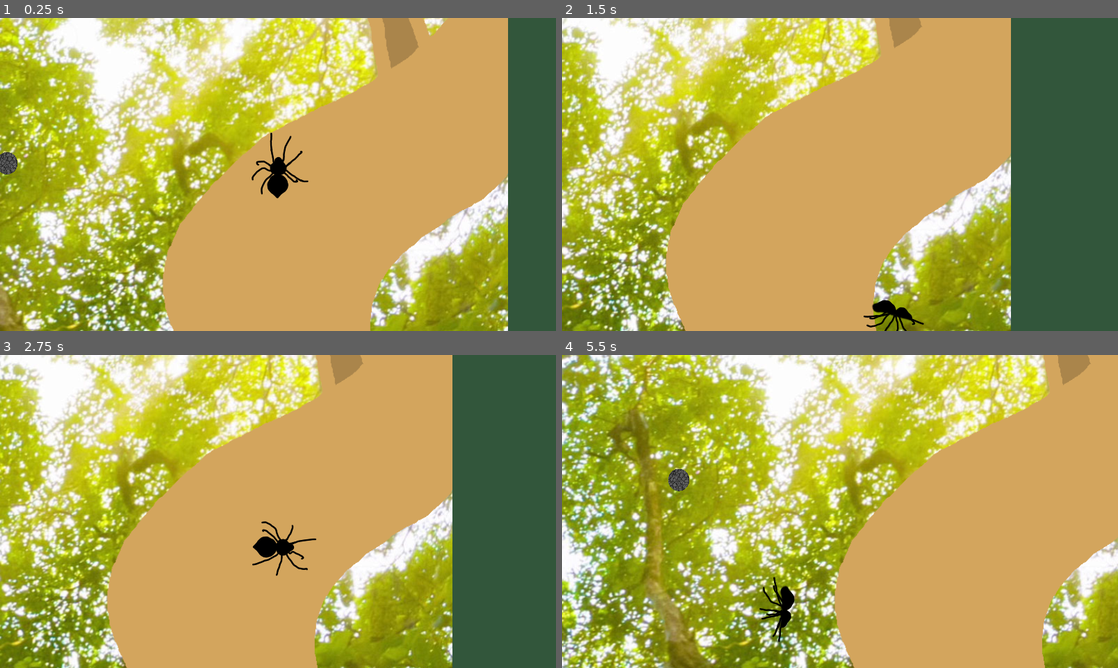
Above: before the commit, frames 1-4 (two rows, left to right).
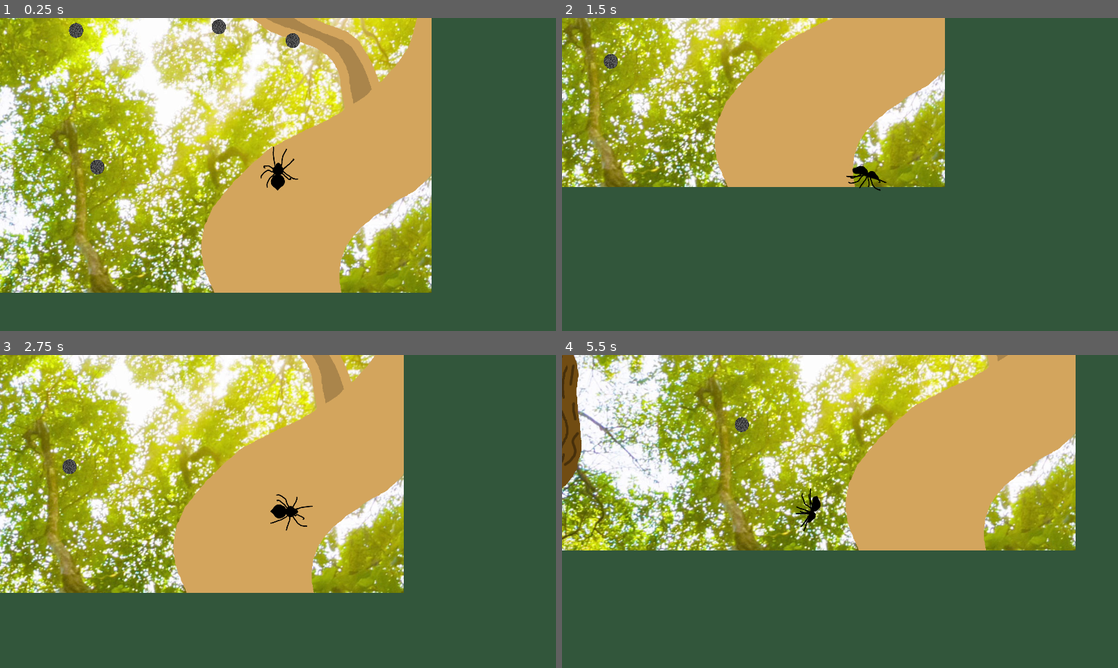
Above: after the commit, the same moments.

Repository: MarmotaGames/aracnotopia
Game: Godot game, scene res://levels/main/main.tscn
Same seed, same stepped clock (60 frames per second), same inputs: the game is played once before the commit and once after it.
Inputs (mouse positions are in pixels of both pictures, inside the frame that each line leads up to):
- Up to frame 1 (0.25 s): no input
- Up to frame 2 (1.5 s): tap Enter at 0.5 s; move the mouse to (962, 158) at 0.52 s; hold Right (ui_right) 0.53-1.28 s; tap Ctrl (attachOrDetachFromArea) at 0.6 s; click (962, 158) at 0.67 s; move the mouse to (728, 190) at 1.27 s; hold Down (ui_down) from 1.28 s (still down); tap L (dropFromWeb) at 1.35 s
- Up to frame 3 (2.75 s): move the mouse to (333, 442) at 2.02 s; release Down (ui_down) at 2.03 s; press the mouse at (333, 442) at 2.03 s; hold Right (ui_right) from 2.03 s (still down)
- Up to frame 4 (5.5 s): move the mouse to (812, 574) at 2.77 s; release Right (ui_right) at 2.78 s; release the mouse at (812, 574) at 2.78 s; hold Up (ui_up) 2.78-3.53 s; tap Ctrl (attachOrDetachFromArea) at 2.85, 5.1 s; click (812, 574) at 2.92 s; move the mouse to (1006, 558) at 3.52 s; hold Left (ui_left) 3.53-5.03 s; tap L (dropFromWeb) at 3.6 s; move the mouse to (673, 464) at 4.27 s; click (673, 464) at 4.35 s; move the mouse to (867, 511) at 5.02 s; hold Down (ui_down) from 5.03 s (still down); click (867, 511) at 5.17 s

The runs differ from the first frame. In frame 1, 68% of the frame differs, in the area x 0-92%, y 0-100%; in frame 2, 70%; in frame 3, 61%; in frame 4, 87%, in the area x 0-100%, y 0-100%.

Commit message:
Add ascending and descending puzzle to spidermanScene

Diff:
--- a/GodotProject/levels/newWebTest/SpidermanTest.tscn
+++ b/GodotProject/levels/newWebTest/SpidermanTest.tscn
@@ -1,10 +1,9 @@
-[gd_scene load_steps=7 format=2]
+[gd_scene load_steps=6 format=2]
 
 [ext_resource path="res://objects/Plataforma.tscn" type="PackedScene" id=1]
 [ext_resource path="res://player/Player_rigido.tscn" type="PackedScene" id=2]
-[ext_resource path="res://objects/Stone.tscn" type="PackedScene" id=3]
-[ext_resource path="res://objects/RoundStone.tscn" type="PackedScene" id=4]
-[ext_resource path="res://areas/DeathArea.tscn" type="PackedScene" id=5]
+[ext_resource path="res://objects/RoundStone.tscn" type="PackedScene" id=3]
+[ext_resource path="res://areas/DeathArea.tscn" type="PackedScene" id=4]
 
 [sub_resource type="RectangleShape2D" id=1]
 
@@ -18,7 +17,8 @@
 [node name="Plataforma" parent="." index="0" instance=ExtResource( 1 )]
 
 editor/display_folded = true
-position = Vector2( 143.561, 900 )
+position = Vector2( -5.42822, 903.049 )
+scale = Vector2( 1, 1 )
 
 [node name="ContactArea2" type="Area2D" parent="Plataforma" index="1"]
 
@@ -37,10 +37,120 @@
 shape = SubResource( 1 )
 _sections_unfolded = [ "Transform" ]
 
-[node name="Plataforma3" parent="." index="1" instance=ExtResource( 1 )]
+[node name="Spider" parent="." index="1" instance=ExtResource( 2 )]
+
+position = Vector2( -34.9431, 911.59 )
+z_index = 1
+_sections_unfolded = [ "Collision", "Linear", "Transform", "Z Index" ]
+swingImpulse = 600
+
+[node name="RoundStone" parent="." index="2" instance=ExtResource( 3 )]
+
+position = Vector2( 439.789, 407.852 )
+scale = Vector2( 2, 2 )
+_sections_unfolded = [ "Collision", "Transform" ]
+
+[node name="RoundStone7" parent="." index="3" instance=ExtResource( 3 )]
+
+position = Vector2( 1969.89, 407.852 )
+scale = Vector2( 2, 2 )
+_sections_unfolded = [ "Collision", "Transform" ]
+
+[node name="RoundStone5" parent="." index="4" instance=ExtResource( 3 )]
+
+position = Vector2( 3500, 450 )
+scale = Vector2( 2, 2 )
+_sections_unfolded = [ "Collision", "Transform" ]
+
+[node name="RoundStone2" parent="." index="5" instance=ExtResource( 3 )]
+
+position = Vector2( 5000, 450 )
+scale = Vector2( 2, 2 )
+_sections_unfolded = [ "Collision", "Transform" ]
+
+[node name="RoundStone3" parent="." index="6" instance=ExtResource( 3 )]
+
+position = Vector2( 6500, 450 )
+scale = Vector2( 2, 2 )
+_sections_unfolded = [ "Collision", "Transform" ]
+
+[node name="RoundStone6" parent="." index="7" instance=ExtResource( 3 )]
+
+position = Vector2( 7185.08, -213.882 )
+scale = Vector2( 2, 2 )
+_sections_unfolded = [ "Collision", "Transform" ]
+
+[node name="RoundStone8" parent="." index="8" instance=ExtResource( 3 )]
+
+position = Vector2( 6734.44, -398.916 )
+scale = Vector2( 2, 2 )
+_sections_unfolded = [ "Collision", "Transform" ]
+
+[node name="RoundStone9" parent="." index="9" instance=ExtResource( 3 )]
+
+position = Vector2( 6250.29, -600.89 )
+scale = Vector2( 2, 2 )
+_sections_unfolded = [ "Collision", "Transform" ]
+
+[node name="RoundStone10" parent="." index="10" instance=ExtResource( 3 )]
+
+position = Vector2( 5747.01, -800.794 )
+scale = Vector2( 2, 2 )
+_sections_unfolded = [ "Collision", "Transform" ]
+
+[node name="RoundStone11" parent="." index="11" instance=ExtResource( 3 )]
+
+position = Vector2( 5275.53, -1000 )
+scale = Vector2( 2, 2 )
+_sections_unfolded = [ "Collision", "Transform" ]
+
+[node name="RoundStone12" parent="." index="12" instance=ExtResource( 3 )]
+
+position = Vector2( 4735.5, -1200 )
+scale = Vector2( 2, 2 )
+_sections_unfolded = [ "Collision", "Transform" ]
+
+[node name="RoundStone13" parent="." index="13" instance=ExtResource( 3 )]
+
+position = Vector2( 4152.74, -1459.93 )
+scale = Vector2( 2, 2 )
+_sections_unfolded = [ "Collision", "Transform" ]
+
+[node name="RoundStone14" parent="." index="14" instance=ExtResource( 3 )]
+
+position = Vector2( 3359.28, -1200 )
+scale = Vector2( 2, 2 )
+_sections_unfolded = [ "Collision", "Transform" ]
+
+[node name="RoundStone15" parent="." index="15" instance=ExtResource( 3 )]
+
+position = Vector2( 2705.37, -962.52 )
+scale = Vector2( 2, 2 )
+_sections_unfolded = [ "Collision", "Transform" ]
+
+[node name="RoundStone16" parent="." index="16" instance=ExtResource( 3 )]
+
+position = Vector2( 2003.29, -707.508 )
+scale = Vector2( 2, 2 )
+_sections_unfolded = [ "Collision", "Transform" ]
+
+[node name="RoundStone17" parent="." index="17" instance=ExtResource( 3 )]
+
+position = Vector2( 1238.34, -304.226 )
+scale = Vector2( 2, 2 )
+_sections_unfolded = [ "Collision", "Transform" ]
+
+[node name="RoundStone18" parent="." index="18" instance=ExtResource( 3 )]
+
+position = Vector2( 833.974, 4.35217 )
+scale = Vector2( 2, 2 )
+_sections_unfolded = [ "Collision", "Transform" ]
+
+[node name="Plataforma3" parent="." index="19" instance=ExtResource( 1 )]
 
 editor/display_folded = true
-position = Vector2( 1900, 124 )
+position = Vector2( 4178.25, -1022.05 )
+scale = Vector2( 1, 1 )
 
 [node name="ContactArea2" type="Area2D" parent="Plataforma3" index="1"]
 
@@ -59,92 +169,14 @@
 shape = SubResource( 1 )
 _sections_unfolded = [ "Transform" ]
 
-[node name="Spider" parent="." index="2" instance=ExtResource( 2 )]
+[node name="Plataforma2" parent="." index="20" instance=ExtResource( 1 )]
 
-position = Vector2( 147.291, 895.244 )
-z_index = 1
-_sections_unfolded = [ "Collision", "Linear", "Transform", "Z Index" ]
-
-[node name="Stone" parent="." index="3" instance=ExtResource( 3 )]
-
-position = Vector2( 375.187, 619.487 )
-
-[node name="Stone2" parent="." index="4" instance=ExtResource( 3 )]
-
-position = Vector2( 1186.2, 535.932 )
-
-[node name="Stone3" parent="." index="5" instance=ExtResource( 3 )]
-
-position = Vector2( 1305.97, 197.168 )
-
-[node name="Stone4" parent="." index="6" instance=ExtResource( 3 )]
-
-position = Vector2( 1592.47, 390.977 )
-
-[node name="Stone5" parent="." index="7" instance=ExtResource( 3 )]
-
-position = Vector2( 1781.47, 480.529 )
-
-[node name="Stone6" parent="." index="8" instance=ExtResource( 3 )]
-
-position = Vector2( 1539.75, 115.962 )
-
-[node name="RoundStone" parent="." index="9" instance=ExtResource( 4 )]
-
-position = Vector2( 2266.78, 606.336 )
-
-[node name="RoundStone2" parent="." index="10" instance=ExtResource( 4 )]
-
-position = Vector2( 2648.8, 606.336 )
-
-[node name="RoundStone3" parent="." index="11" instance=ExtResource( 4 )]
-
-position = Vector2( 2999.83, 606.336 )
-
-[node name="RoundStone4" parent="." index="12" instance=ExtResource( 4 )]
-
-position = Vector2( 3500.58, 606.336 )
-
-[node name="RoundStone5" parent="." index="13" instance=ExtResource( 4 )]
-
-position = Vector2( 3960.03, 606.336 )
-
-[node name="RoundStone6" parent="." index="14" instance=ExtResource( 4 )]
-
-position = Vector2( 4383.34, 606.336 )
-
-[node name="RoundStone7" parent="." index="15" instance=ExtResource( 4 )]
-
-position = Vector2( 4847.95, 606.336 )
-
-[node name="RoundStone8" parent="." index="16" instance=ExtResource( 4 )]
-
-position = Vector2( 5338.37, 606.336 )
-
-[node name="RoundStone9" parent="." index="17" instance=ExtResource( 4 )]
-
-position = Vector2( 5895.9, 606.336 )
-
-[node name="RoundStone10" parent="." index="18" instance=ExtResource( 4 )]
-
-position = Vector2( 6592.81, 606.336 )
-
-[node name="RoundStone11" parent="." index="19" instance=ExtResource( 4 )]
-
-position = Vector2( 7418.78, 606.336 )
-
-[node name="RoundStone12" parent="." index="20" instance=ExtResource( 4 )]
-
-position = Vector2( 8244.76, 606.336 )
-
-[node name="Plataforma2" parent="." index="21" instance=ExtResource( 1 )]
-
-position = Vector2( 9272.83, 777.465 )
+position = Vector2( 7913.5, 510.625 )
 scale = Vector2( 2, 2 )
 
-[node name="DeathArea" parent="." index="22" instance=ExtResource( 5 )]
+[node name="DeathArea" parent="." index="21" instance=ExtResource( 4 )]
 
-position = Vector2( 5138.46, 712.511 )
-scale = Vector2( 8, 2 )
+position = Vector2( 4864.22, -2018.55 )
+scale = Vector2( 9, 10 )
 _sections_unfolded = [ "Collision", "Transform" ]
 spawn = Vector2( 150, 895 )
--- a/GodotProject/player/Player_rigido.tscn
+++ b/GodotProject/player/Player_rigido.tscn
@@ -133,11 +133,11 @@
 anchor_mode = 1
 rotating = false
 current = true
-zoom = Vector2( 1, 1 )
-limit_left = 0
-limit_top = 0
-limit_right = 20500
-limit_bottom = 1200
+zoom = Vector2( 1.5, 1.5 )
+limit_left = -50000
+limit_top = -50000
+limit_right = 50000
+limit_bottom = 50000
 limit_smoothed = false
 drag_margin_h_enabled = true
 drag_margin_v_enabled = true
@@ -145,14 +145,14 @@
 smoothing_speed = 5.0
 offset_v = 0.0
 offset_h = 0.0
-drag_margin_left = 0.2
-drag_margin_top = 0.2
-drag_margin_right = 0.2
-drag_margin_bottom = 0.2
+drag_margin_left = 0.1
+drag_margin_top = 0.0
+drag_margin_right = 0.1
+drag_margin_bottom = 0.0
 editor_draw_screen = true
 editor_draw_limits = false
 editor_draw_drag_margin = false
-_sections_unfolded = [ "Limit" ]
+_sections_unfolded = [ "Drag Margin", "Limit" ]
 
 [node name="StickTimer" type="Timer" parent="." index="4"]
 
--- a/GodotProject/project.godot
+++ b/GodotProject/project.godot
@@ -18,8 +18,8 @@
 
 window/size/width=1280
 window/size/height=720
-window/size/test_width=1024
-window/size/test_height=576
+window/size/test_width=1100
+window/size/test_height=650
 mouse_cursor/custom_image="res://assets/web/cursor.png"
 mouse_cursor/custom_image_hotspot=Vector2( 16, 16 )
 window/stretch/mode="2d"
--- a/GodotProject/web/Web.gd
+++ b/GodotProject/web/Web.gd
@@ -9,7 +9,7 @@
 
 #var stretchSpeed = 0.015
 #var webLaunchSpeed = 0.06
-var stretchSpeed = 0.015
+var stretchSpeed = 0.025
 var webLaunchSpeed = 0.3
 var inferiorStretchLimit = 0.3
 var superiorStretchLimit = 2
